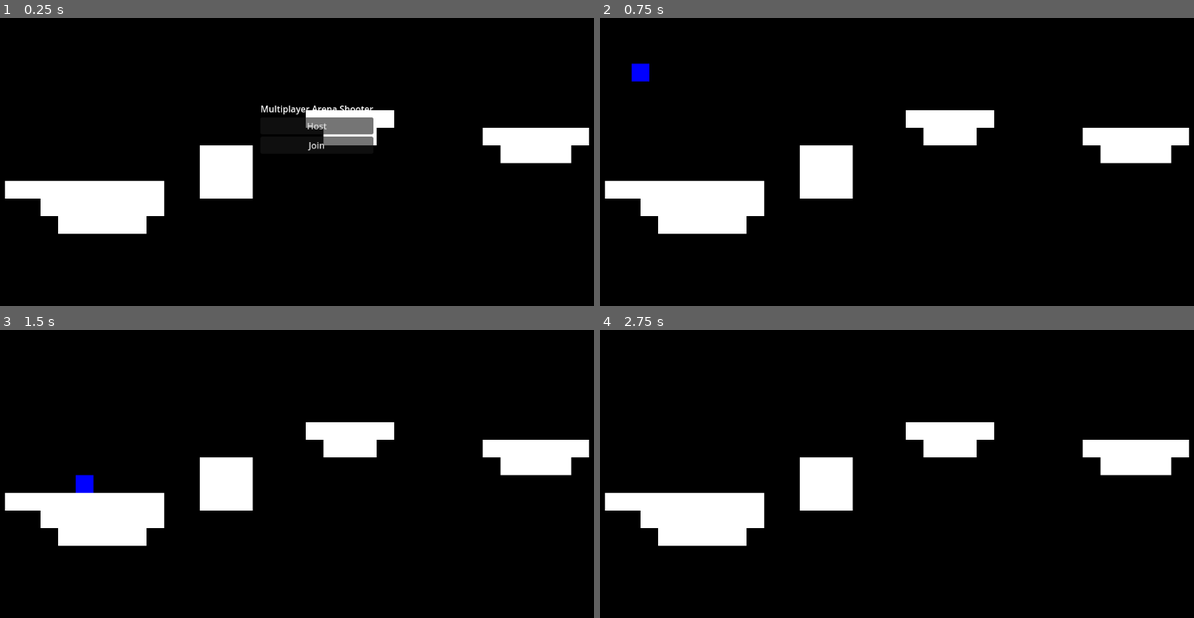
Above: before the commit, frames 1-4 (two rows, left to right).
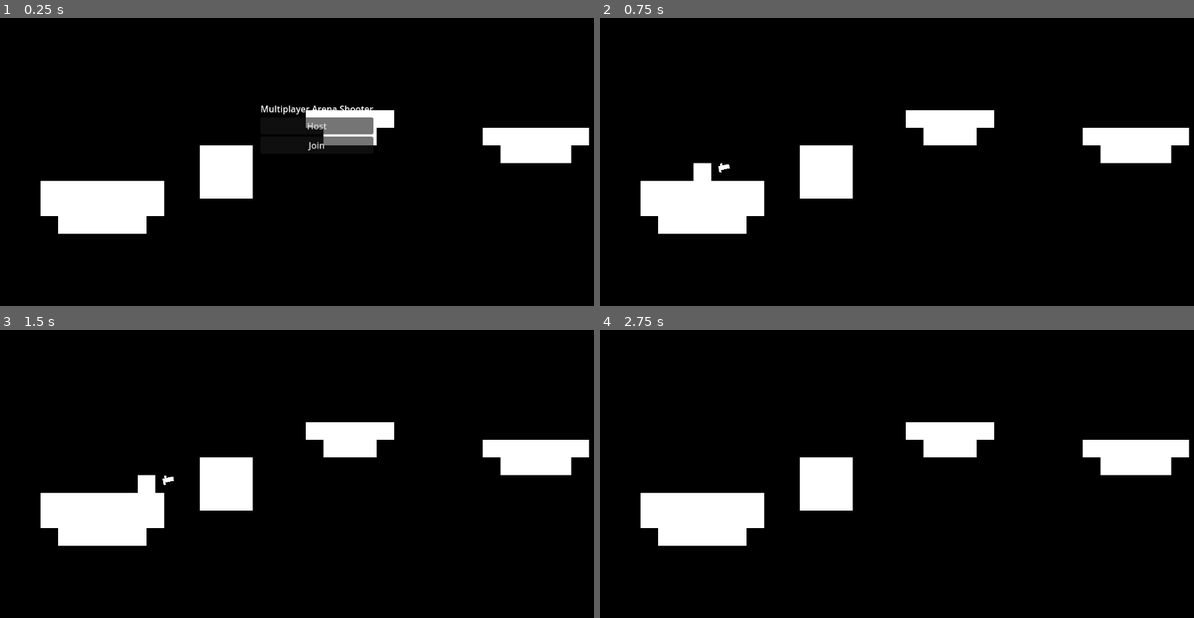
Above: after the commit, the same moments.

Repository: curtjs/multiplayer-arena
Game: Godot game, scene res://game.tscn
The game is run twice, just before and just after one commit, with the same random seed, the same clock (stepped at 60 frames per second) and the same inputs.
Inputs (mouse positions are in pixels of both pictures, inside the frame that each line leads up to):
- Up to frame 1 (0.25 s): no input
- Up to frame 2 (0.75 s): click "Host" at 0.5 s
- Up to frame 3 (1.5 s): tap Enter at 1.25 s; move the mouse to (457, 422) at 1.27 s; hold D (right) from 1.28 s (still down); click (457, 422) at 1.35 s
- Up to frame 4 (2.75 s): keep holding D (right); tap Space (jump) at 1.52, 2.27 s; move the mouse to (790, 456) at 2.02 s; click (790, 456) at 2.1 s

The runs differ from the first frame. In frame 1, 0.4% of the frame differs, in the area x 0-7%, y 56-63%; in frame 2, 0.8%, in the area x 0-22%, y 15-63%; in frame 3, 0.8%; in frame 4, 0.4%.

Commit message:
added spawnpts gun projectiles

Diff:
--- /dev/null
+++ b/bullet/bullet.gd
@@ -0,0 +1,19 @@
+extends Area2D
+
+var speed = 250
+
+func _physics_process(delta):
+	position += transform.x * speed * delta
+
+func _on_body_entered(body):
+	if !is_multiplayer_authority():
+		return
+
+	if body is Player:
+		body.take_damage.rpc_id(body.get_multiplayer_authority(), 25)
+
+	remove_bullet.rpc()
+
+@rpc("call_local")
+func remove_bullet():
+	queue_free()
--- /dev/null
+++ b/bullet/bullet.tscn
@@ -0,0 +1,22 @@
+[gd_scene load_steps=4 format=3 uid="uid://daelk2mg0nk5a"]
+
+[ext_resource type="Texture2D" uid="uid://by2qvlirfs6xr" path="res://player/player.png" id="1_0jxng"]
+[ext_resource type="Script" path="res://bullet/bullet.gd" id="1_up1ql"]
+
+[sub_resource type="RectangleShape2D" id="RectangleShape2D_c5bun"]
+size = Vector2(1, 1)
+
+[node name="Bullet" type="Area2D"]
+collision_mask = 3
+script = ExtResource("1_up1ql")
+
+[node name="Sprite2D" type="Sprite2D" parent="."]
+modulate = Color(1, 1, 0.333333, 1)
+texture = ExtResource("1_0jxng")
+region_enabled = true
+region_rect = Rect2(0, 0, 1, 1)
+
+[node name="CollisionShape2D" type="CollisionShape2D" parent="."]
+shape = SubResource("RectangleShape2D_c5bun")
+
+[connection signal="body_entered" from="." to="." method="_on_body_entered"]
--- a/game.gd
+++ b/game.gd
@@ -1,3 +1,4 @@
+class_name Game
 extends Node
 
 @onready var multiplayer_ui = $UI/Multiplayer
@@ -5,6 +6,10 @@
 const PLAYER = preload("res://player/player.tscn")
 
 var peer = ENetMultiplayerPeer.new()
+var players: Array[Player] = []
+
+func _ready():
+	$MultiplayerSpawner.spawn_function = add_player
 
 func _on_host_pressed():
 	peer.create_server(25565)
@@ -13,10 +18,10 @@
 	multiplayer.peer_connected.connect(
 		func(pid):
 			print("Peer " + str(pid) + " has joined the game!")
-			add_player(pid)
+			$MultiplayerSpawner.spawn(pid)
 	)
 
-	add_player(multiplayer.get_unique_id())
+	$MultiplayerSpawner.spawn(multiplayer.get_unique_id())
 	multiplayer_ui.hide()
 
 func _on_join_pressed():
@@ -27,4 +32,10 @@
 func add_player(pid):
 	var player = PLAYER.instantiate()
 	player.name = str(pid)
-	add_child(player)
+	player.global_position = $Level.get_child(players.size()).global_position
+	players.append(player)
+
+	return player
+
+func get_random_spawnpoint():
+	return $Level.get_children().pick_random().global_position
--- a/game.tscn
+++ b/game.tscn
@@ -18,9 +18,21 @@
 [node name="Game" type="Node"]
 script = ExtResource("1_qdjc2")
 
-[node name="TileMapLayer" type="TileMapLayer" parent="."]
-tile_map_data = PackedByteArray("AAAAAAgAAAAAAAAAAAABAAgAAAA …(671 unchanged characters)… AAAAAAAAAEAAoAAAAAAAAAAAAFAAoAAAAAAAAAAAD//wgAAAAAAAAAAAD+/wgAAAAAAAAAAAA=")
+[node name="Level" type="TileMapLayer" parent="."]
+tile_map_data = PackedByteArray("AAAAAAgAAAAAAAAAAAABAAgAAAA …(671 unchanged characters)… AAAAAAAAAEAAoAAAAAAAAAAAAFAAoAAAAAAAAAAAA=")
 tile_set = SubResource("TileSet_66pxm")
+
+[node name="SpawnPoint" type="Marker2D" parent="Level"]
+position = Vector2(28, 54)
+
+[node name="SpawnPoint2" type="Marker2D" parent="Level"]
+position = Vector2(226, 31)
+
+[node name="SpawnPoint3" type="Marker2D" parent="Level"]
+position = Vector2(142, 23)
+
+[node name="SpawnPoint4" type="Marker2D" parent="Level"]
+position = Vector2(84, 38)
 
 [node name="Camera2D" type="Camera2D" parent="."]
 position = Vector2(125, 40)
--- a/player/player.gd
+++ b/player/player.gd
@@ -1,7 +1,15 @@
+class_name Player
 extends CharacterBody2D
 
 const SPEED = 100.0
 const JUMP_VELOCITY = -200.0
+const MAX_HEALTH = 100
+
+const BULLET = preload("res://bullet/bullet.tscn")
+
+var health = MAX_HEALTH
+
+@onready var game: Game = get_parent()
 
 func _enter_tree():
 	set_multiplayer_authority(int(str(name)))
@@ -13,6 +21,16 @@
 func _physics_process(delta):
 	if !is_multiplayer_authority():
 		return
+
+	$GunContainer.look_at(get_global_mouse_position())
+
+	if get_global_mouse_position().x < global_position.x:
+		$GunContainer/GunSprite.flip_v = true
+	else:
+		$GunContainer/GunSprite.flip_v = false
+
+	if Input.is_action_just_pressed("shoot"):
+		shoot.rpc(multiplayer.get_unique_id())
 
 	# Add the gravity.
 	if not is_on_floor():
@@ -31,3 +49,18 @@
 		velocity.x = move_toward(velocity.x, 0, SPEED)
 
 	move_and_slide()
+
+@rpc("call_local")
+func shoot(shooter_pid):
+	var bullet = BULLET.instantiate()
+	bullet.set_multiplayer_authority(shooter_pid)
+	get_parent().add_child(bullet)
+	bullet.transform = $GunContainer/GunSprite/Muzzle.global_transform
+
+@rpc("any_peer")
+func take_damage(amount):
+	health -= amount
+
+	if health <= 0:
+		health = MAX_HEALTH
+		global_position = game.get_random_spawnpoint()
--- a/player/player.tscn
+++ b/player/player.tscn
@@ -1,7 +1,8 @@
-[gd_scene load_steps=5 format=3 uid="uid://ccp7a5trw734p"]
+[gd_scene load_steps=6 format=3 uid="uid://ccp7a5trw734p"]
 
 [ext_resource type="Texture2D" uid="uid://by2qvlirfs6xr" path="res://player/player.png" id="1_ie8tf"]
 [ext_resource type="Script" path="res://player/player.gd" id="1_uo8rl"]
+[ext_resource type="Texture2D" uid="uid://dsbqfqmi6bnaf" path="res://player/gun.png" id="3_y25t2"]
 
 [sub_resource type="RectangleShape2D" id="RectangleShape2D_ive5f"]
 size = Vector2(8, 8)
@@ -10,6 +11,12 @@
 properties/0/path = NodePath(".:position")
 properties/0/spawn = true
 properties/0/replication_mode = 1
+properties/1/path = NodePath("GunContainer:rotation")
+properties/1/spawn = true
+properties/1/replication_mode = 1
+properties/2/path = NodePath("GunContainer/GunSprite:flip_v")
+properties/2/spawn = true
+properties/2/replication_mode = 2
 
 [node name="Player" type="CharacterBody2D"]
 collision_layer = 2
@@ -19,8 +26,16 @@
 shape = SubResource("RectangleShape2D_ive5f")
 
 [node name="Sprite2D" type="Sprite2D" parent="."]
-modulate = Color(0, 0, 1, 1)
 texture = ExtResource("1_ie8tf")
 
 [node name="MultiplayerSynchronizer" type="MultiplayerSynchronizer" parent="."]
 replication_config = SubResource("SceneReplicationConfig_si0n2")
+
+[node name="GunContainer" type="Node2D" parent="."]
+
+[node name="GunSprite" type="Sprite2D" parent="GunContainer"]
+position = Vector2(10, 0)
+texture = ExtResource("3_y25t2")
+
+[node name="Muzzle" type="Marker2D" parent="GunContainer/GunSprite"]
+position = Vector2(3, 0)
